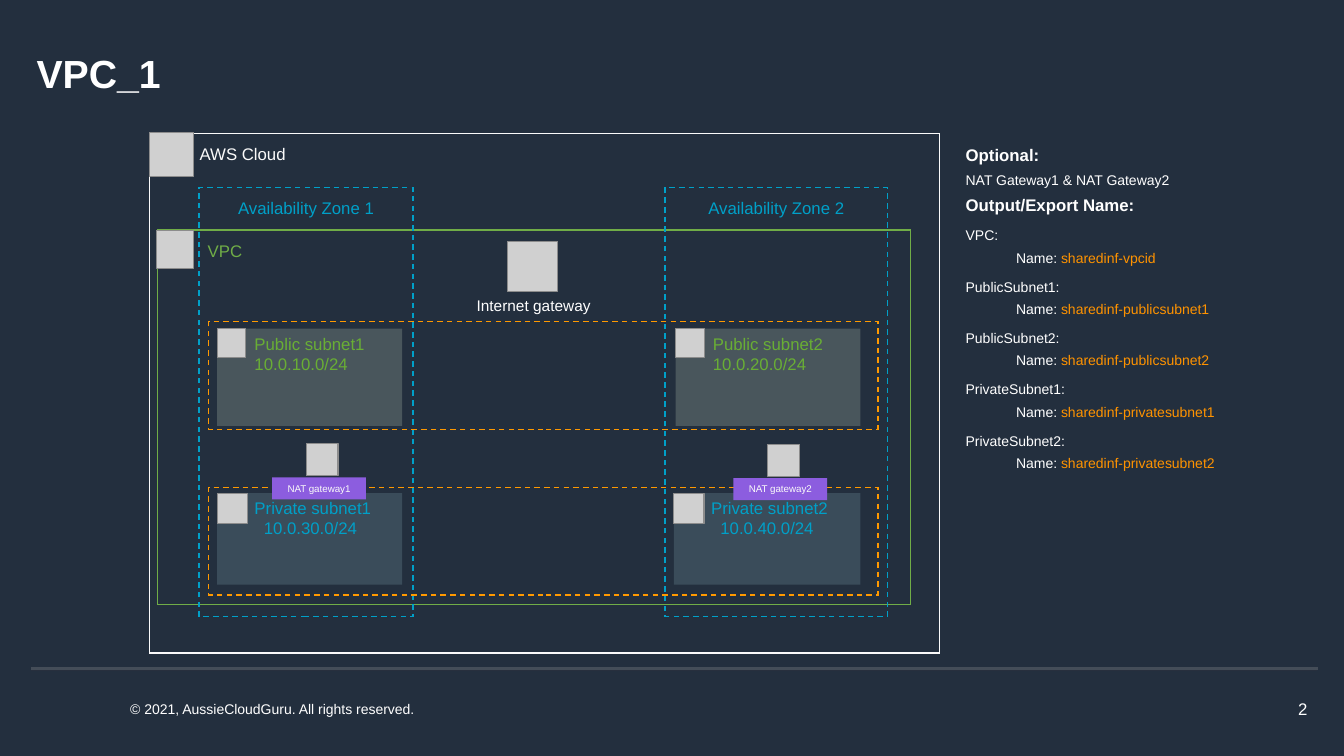
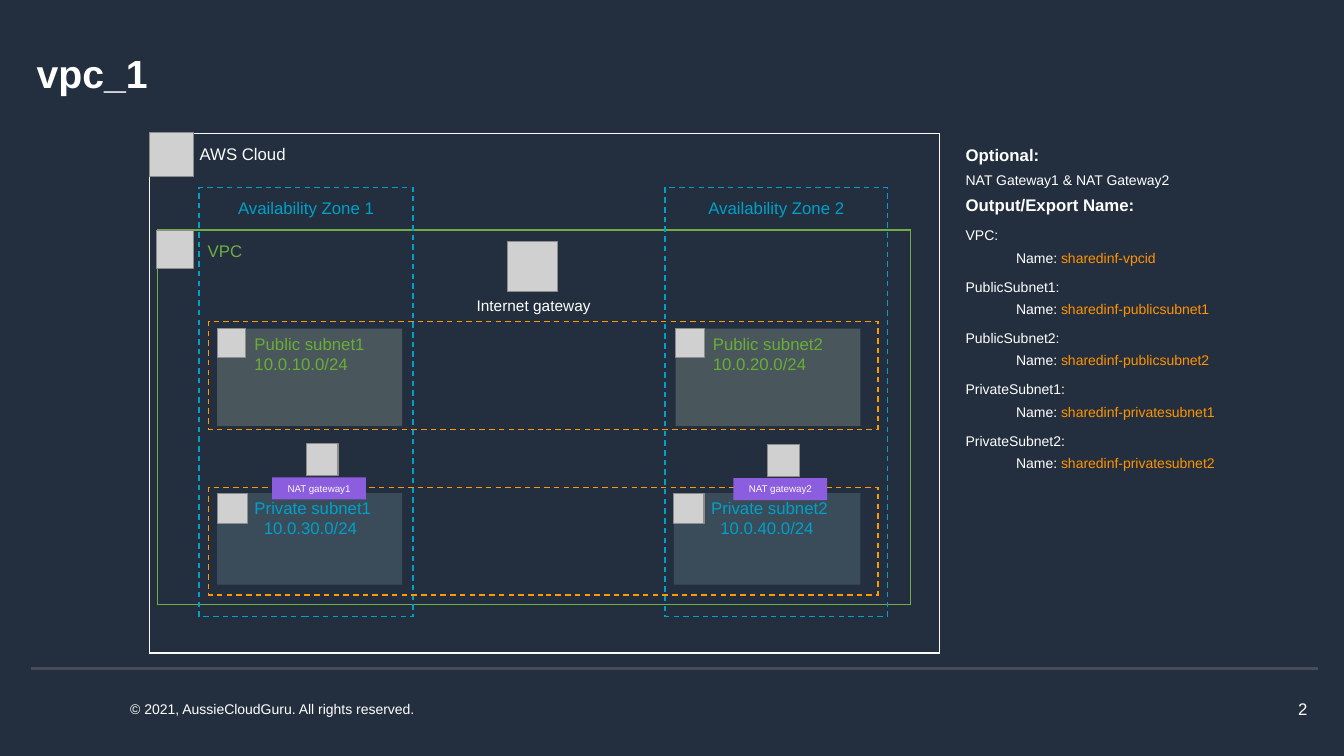
Before and after one commit to andy-pham-aussiecloudguru/myCloudFormation, a slide deck: slide 2 of Infrastructure/Network_Architect.pptx. Drawn at 1344x756 pixels with LibreOffice and Linux fonts; fonts in the diff are those of the drawing; grey boxes stand for pictures; background and template pictures are left out. Boxes give left, top, right and bottom in pixels: in the first picture for what was removed or moved away, otherwise in the second. Text is boxed around its words. In the diff, an @@ line names an element or a change of style, - is before the commit and + after.

```diff
--- a/Infrastructure/Network_Architect.pptx
+++ b/Infrastructure/Network_Architect.pptx
@@ title at [37,61,148,96]: text changed @@
-VPC_1
+vpc_1
```
Also in this commit, not shown: 1 other slide changed, 2 slides added.
